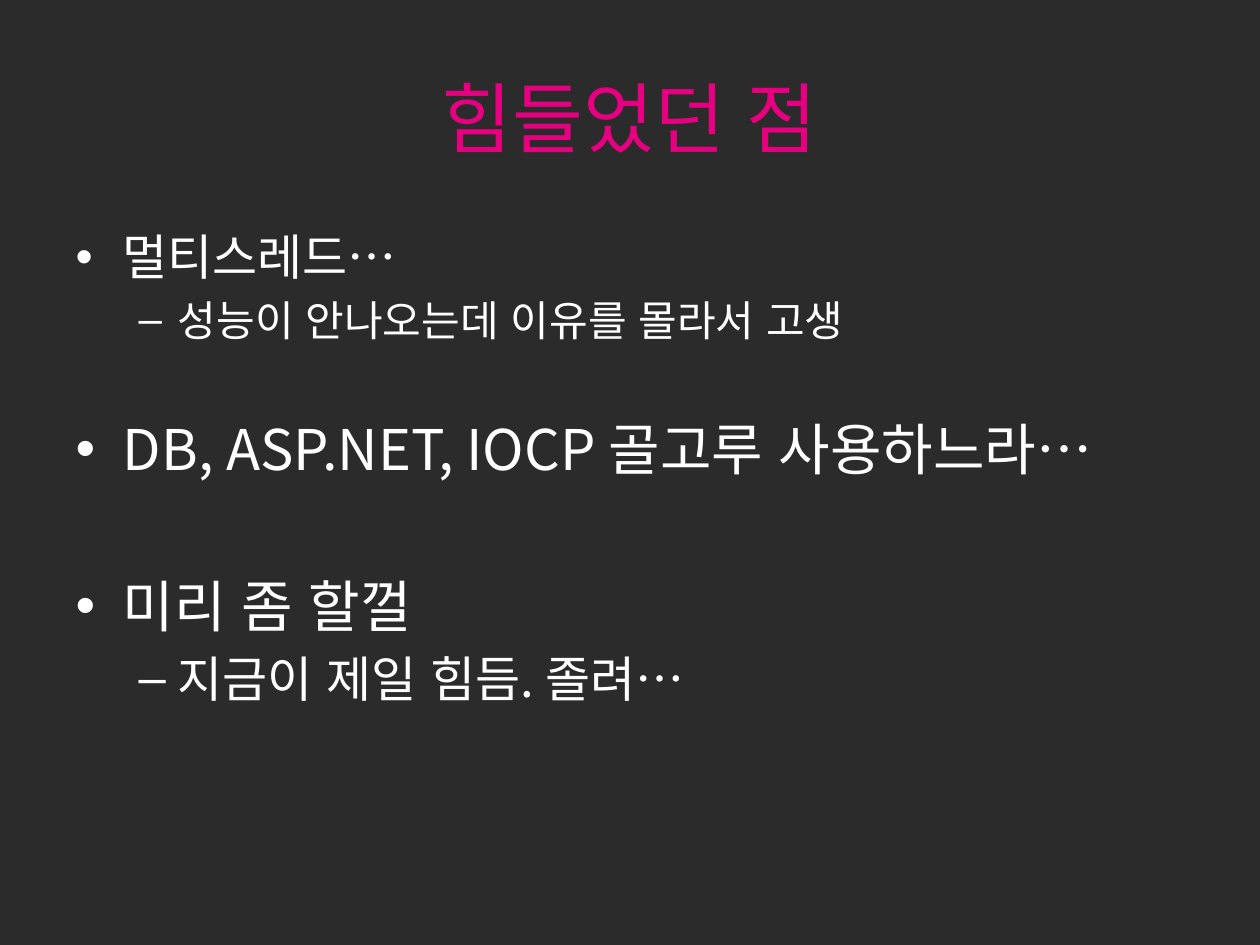
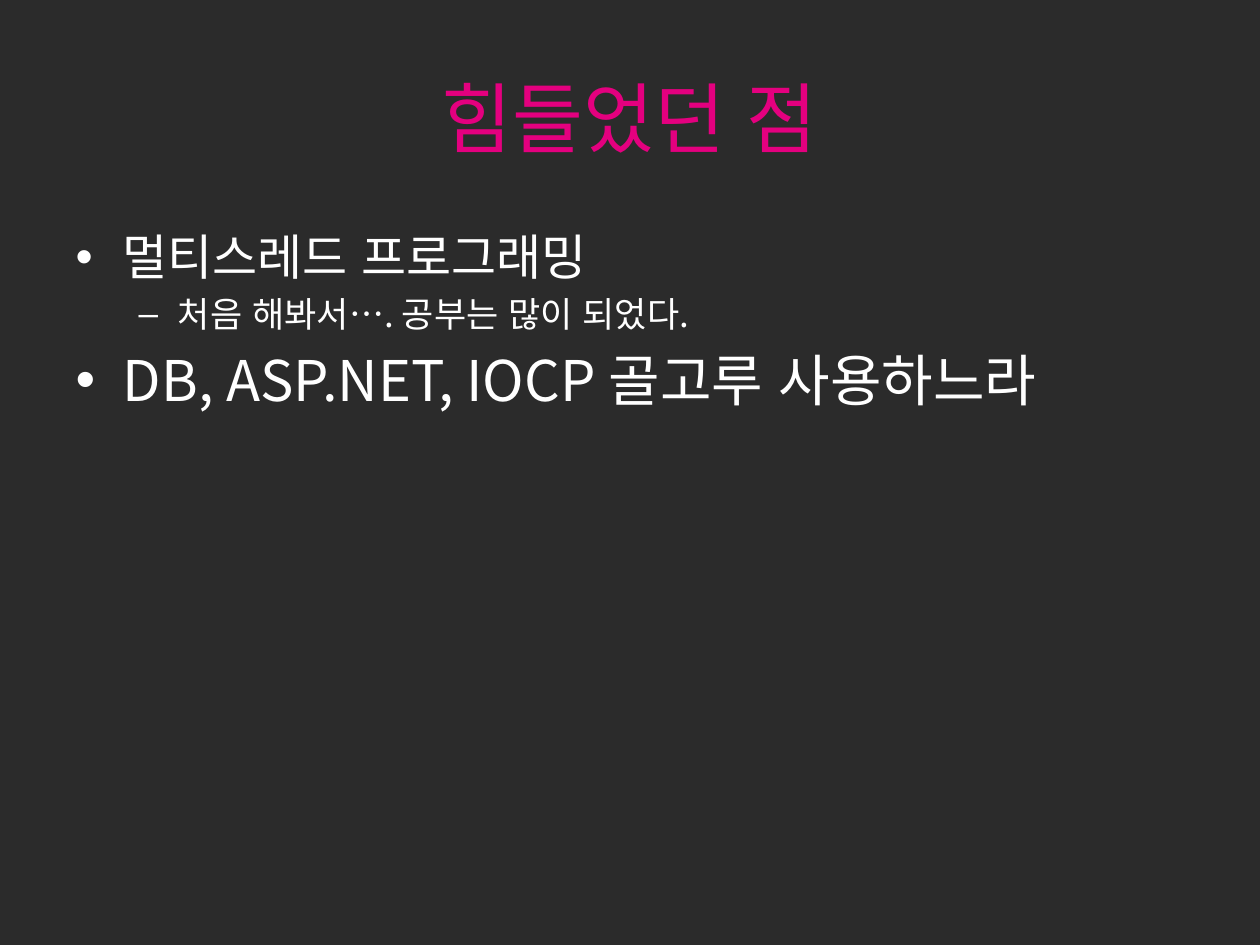
Before and after one commit to seokmin/2016ServerProject, a slide deck: slide 31 of 서버프로젝트.pptx (slide 25 before the commit). Drawn at 1260x945 pixels with LibreOffice and Linux fonts; fonts in the diff are those of the drawing; background and template pictures are left out; a plain dark background stands for a picture behind light text. Boxes give left, top, right and bottom in pixels: in the first picture for what was removed or moved away, otherwise in the second. Text is boxed around its words. In the diff, an @@ line names an element or a change of style, - is before the commit and + after.

```diff
--- a/서버프로젝트.pptx
+++ b/서버프로젝트.pptx
@@ text at box(123, 234, 1037, 412): text changed @@
-• 멀티스레드…
-  – 성능이 안나오는데 이유를 몰라서 고생
-• DB, ASP.NET, IOCP 골고루 사용하느라…
-• 미리 좀 할껄
-  – 지금이 제일 힘듬. 졸려…
+• 멀티스레드 프로그래밍
+  – 처음 해봐서…. 공부는 많이 되었다.
+• DB, ASP.NET, IOCP 골고루 사용하느라
```
Also in this commit, not shown: 4 other slides changed, 8 slides added, 2 slides removed.
